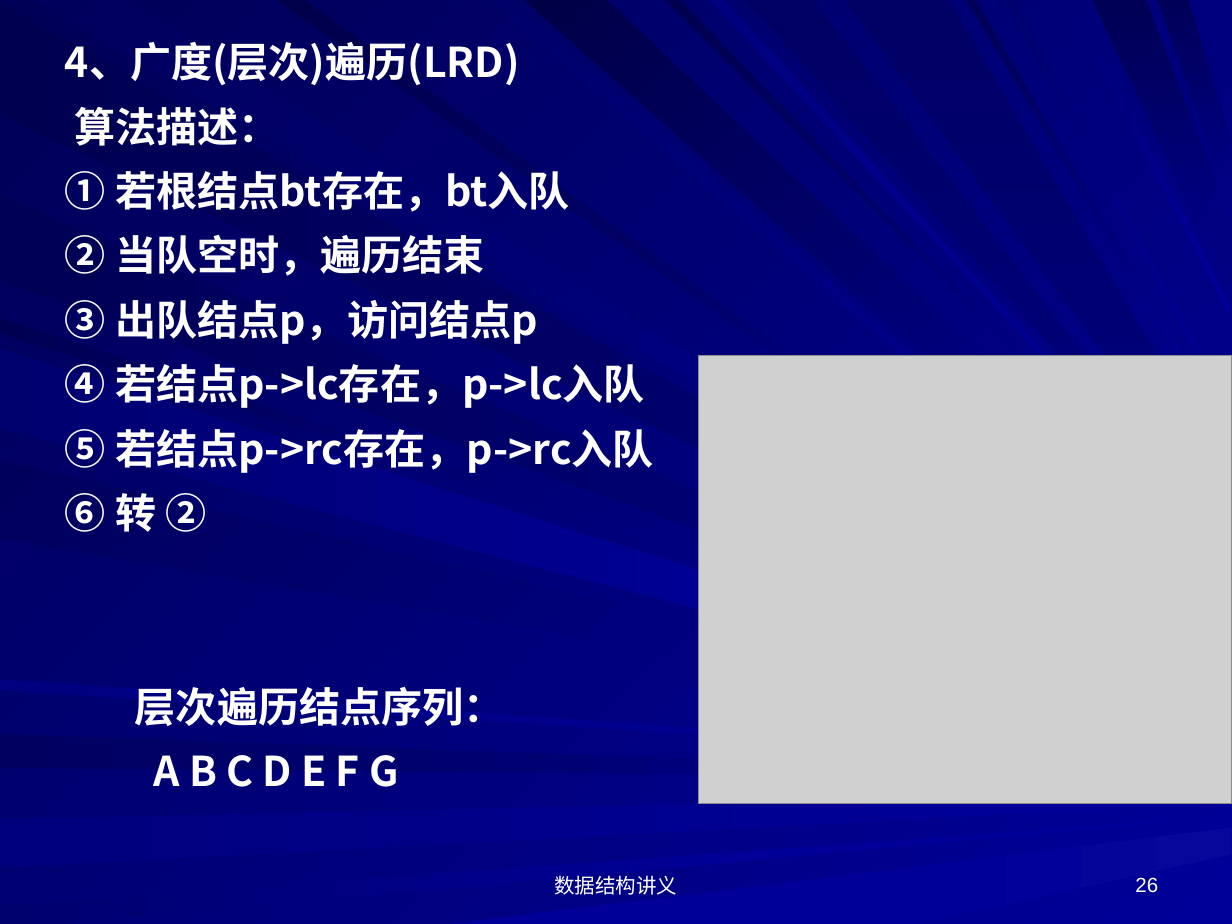
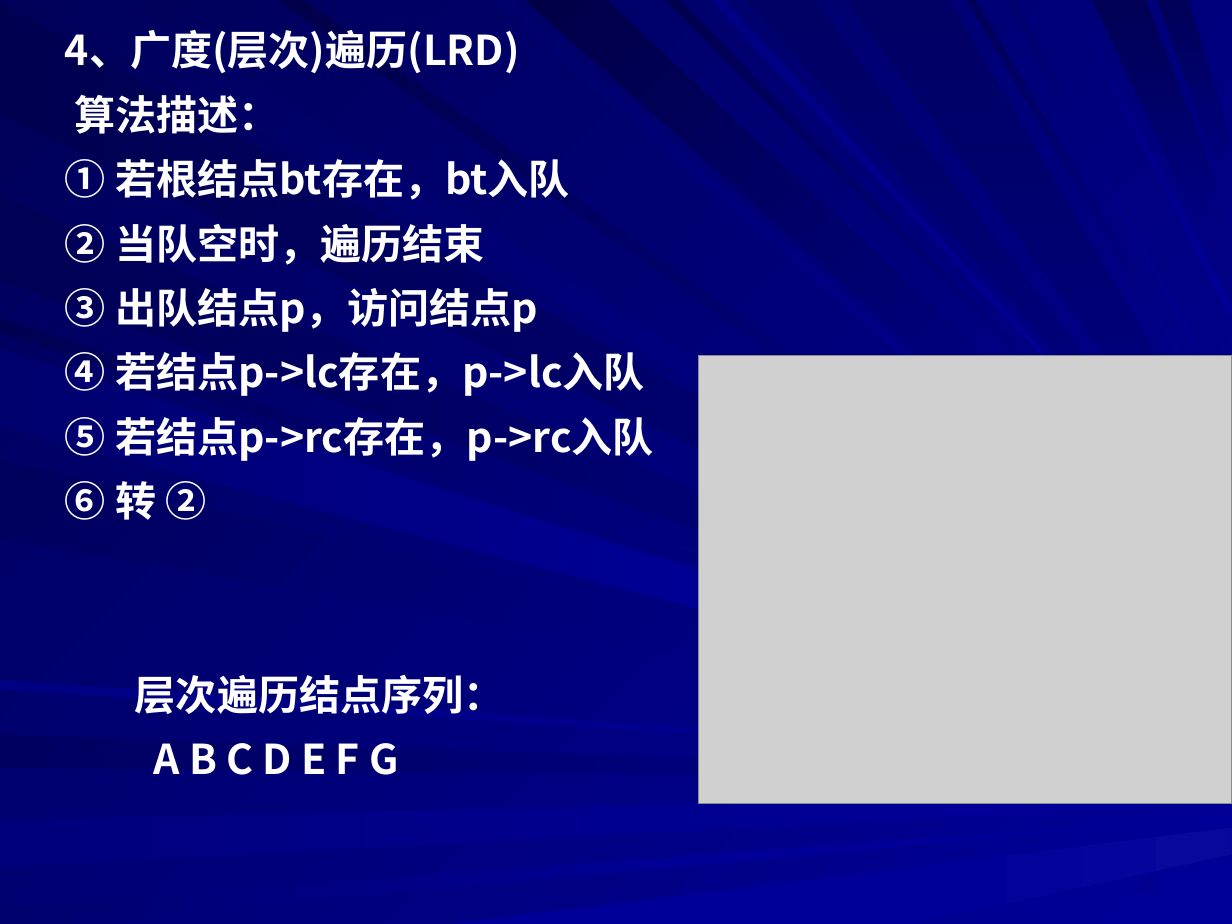
Before and after one commit to HowardLei/DataStrcture-Algorithm, a slide deck: slide 26 of PPT/数据结构_9二叉树.ppt. Drawn at 1232x924 pixels with LibreOffice and Linux fonts; fonts in the diff are those of the drawing; grey boxes stand for pictures. Boxes give left, top, right and bottom in pixels: in the first picture for what was removed or moved away, otherwise in the second. Text is boxed around its words. In the diff, an @@ line names an element or a change of style, - is before the commit and + after.

```diff
--- a/PPT/数据结构_9二叉树.ppt
+++ b/PPT/数据结构_9二叉树.ppt
@@ background gradient #000099 to #000057 to gradient #000058 to #000099 @@
@@ freeform shape at [0, 2, 1232, 702]: fill gradient #000080 to #000051 to gradient #000051 to #000080 @@
@@ freeform shape at [32, 0, 1232, 694]: fill gradient #000099 to #00005C to gradient #00005D to #000099 @@
@@ text "4、广度(层次)遍历(LRD)": place and size @@
-text "4、广度(层次)遍历(LRD)" at [65, 42, 654, 787]
+text "4、广度(层次)遍历(LRD)" at [65, 30, 654, 775]
@@ freeform shape at [277, 0, 1231, 680]: fill gradient #000099 to #00004A to gradient #00004A to #000099 @@
@@ freeform shape at [490, 0, 1165, 583]: fill gradient #000099 to #00006A to gradient #00006B to #000099 @@
@@ freeform shape at [525, 0, 1191, 573]: fill gradient #000099 to #000046 to gradient #000047 to #000099 @@
@@ freeform shape at [665, 0, 1202, 542]: fill gradient #000099 to #00004E to gradient #00004F to #000099 @@
@@ freeform shape at [711, 0, 1231, 559]: fill gradient #000099 to #000081 to gradient #000082 to #000099 @@
@@ freeform shape at [747, 0, 1217, 531]: fill gradient #000064 to #000080 to gradient #000065 to #000080 @@
@@ freeform shape at [845, 0, 1231, 527]: fill gradient #000064 to #000080 to gradient #000065 to #000080 @@
@@ freeform shape at [967, 0, 1231, 444]: fill gradient #000099 to #000057 to gradient #000058 to #000099 @@
@@ freeform shape at [1066, 0, 1231, 318]: fill gradient #000099 to #000078 to gradient #000079 to #000099 @@
@@ freeform shape at [0, 196, 1076, 664]: fill gradient #000080 to #000055 to gradient #000055 to #000080 @@
@@ freeform shape at [0, 318, 1076, 675]: fill gradient #000099 to #000053 to gradient #000053 to #000099 @@
@@ fill gradient #000099 to #00006E to gradient #00006F to #000099 in 3 elements at [0, 849, 774, 923], [1004, 0, 1231, 414], [0, 349, 785, 630] @@
@@ freeform shape at [0, 342, 1231, 742]: fill gradient #000099 to #000060 to gradient #000061 to #000099 @@
@@ freeform shape at [0, 461, 1231, 747]: fill gradient #000099 to #00005C to gradient #00005D to #000099 @@
@@ freeform shape at [0, 680, 1231, 769]: fill gradient #000099 to #000081 to gradient #000082 to #000099 @@
@@ freeform shape at [0, 734, 864, 775]: fill gradient #000080 to #000060 to gradient #000061 to #000080 @@
@@ freeform shape at [931, 828, 1232, 909]: fill gradient #07079B to #000099 to gradient #000099 to #08089C @@
@@ text removed at [554, 875, 677, 895] @@
-数据结构讲义
@@ page number removed at [1135, 877, 1158, 893] @@
-26
```
Also in this commit, not shown: 38 other slides changed, 5 other files.
